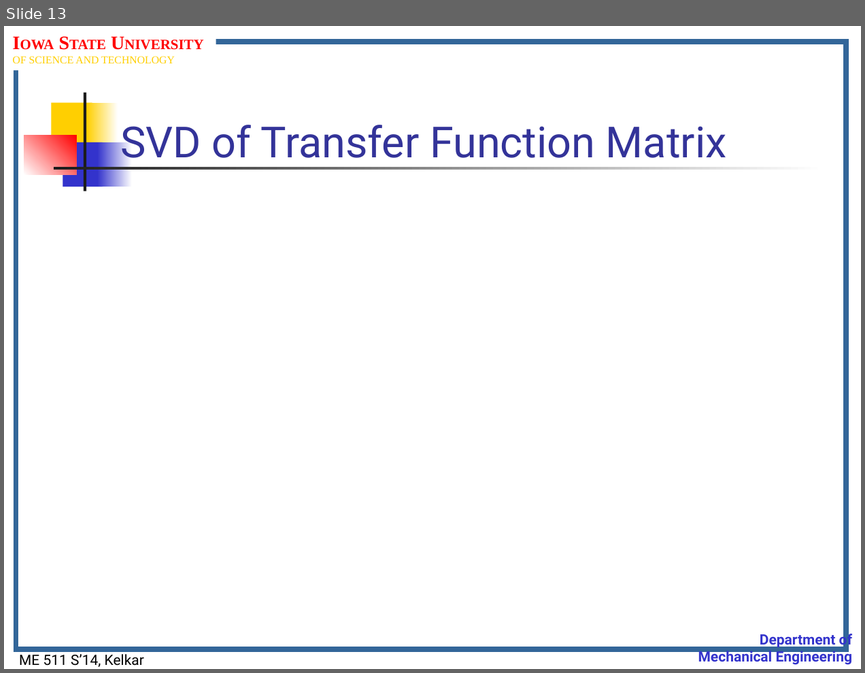
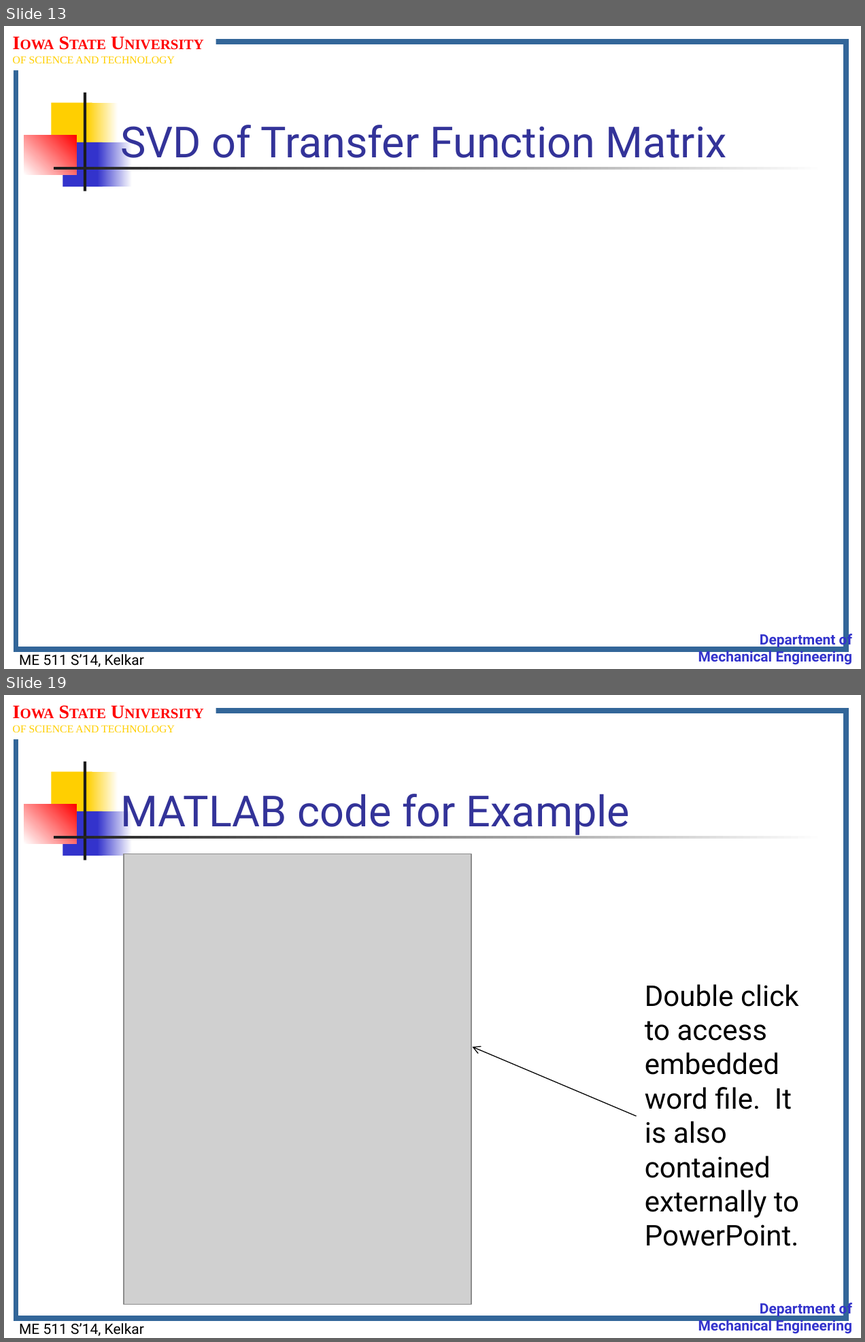
Before and after one commit to jasonnicholson/ME_511_Spring_2014_Lectures, a slide deck: me511_S14__Lect.Notes_Set08.pptm. Shown one above the other, each under a label of ours: slide 13 before the commit, slides 13 and 19 after it; the slides between them are not shown. The pictures are 865x673 and 865x1342 pixels, drawn with LibreOffice and Linux fonts; fonts in the diff are those of the drawing; grey boxes stand for pictures; background and template pictures are left out. Boxes give left, top, right and bottom in pixels: in the first picture for what was removed or moved away, otherwise in the second. Text is boxed around its words. In the diff, an @@ line names an element or a change of style, - is before the commit and + after.

Commit message:
-Finished Set 8. -Added a word file showing SVD example for Set 8.

```diff
--- a/me511_S14__Lect.Notes_Set08.pptm
+++ b/me511_S14__Lect.Notes_Set08.pptm
@@ slide 19 added at bbox=[4, 695, 861, 1338], background #FFFFFF; not listed: 11 template elements that a slide beside it also shows @@
@@ title added at bbox=[120, 794, 630, 836], 36 pt, text #333399 @@
+MATLAB code for Example
@@ picture added at bbox=[124, 853, 472, 1304] @@
@@ text added at bbox=[645, 984, 799, 1246], 24 pt, text #000000 @@
+Double click to access embedded word file. It is also contained externally to PowerPoint.
@@ arrow added from (636, 1116) to (472, 1047), #000000 0.75 pt @@
```
Also in this commit, not shown: 4 slides changed, 5 other slides added, 1 other file.
